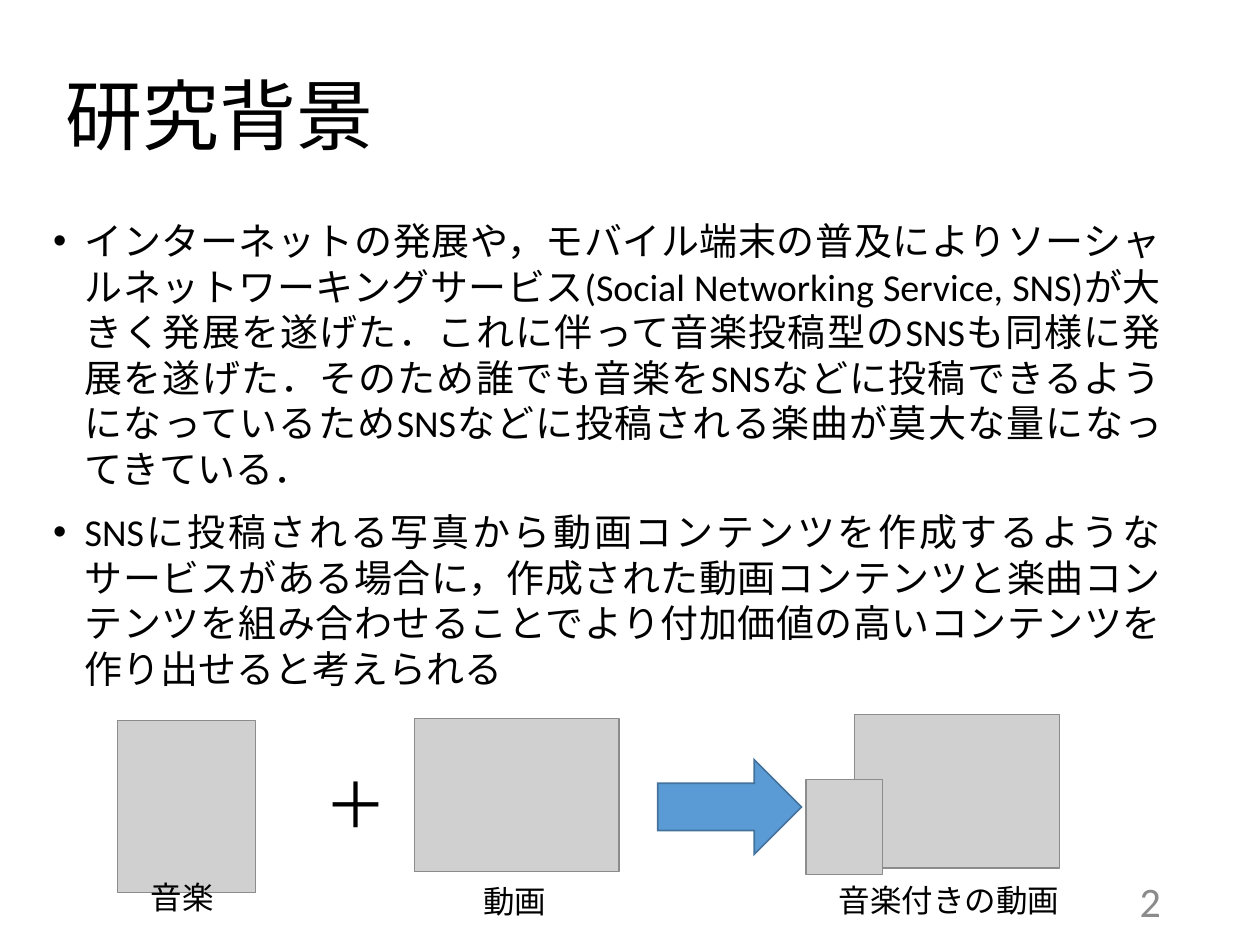
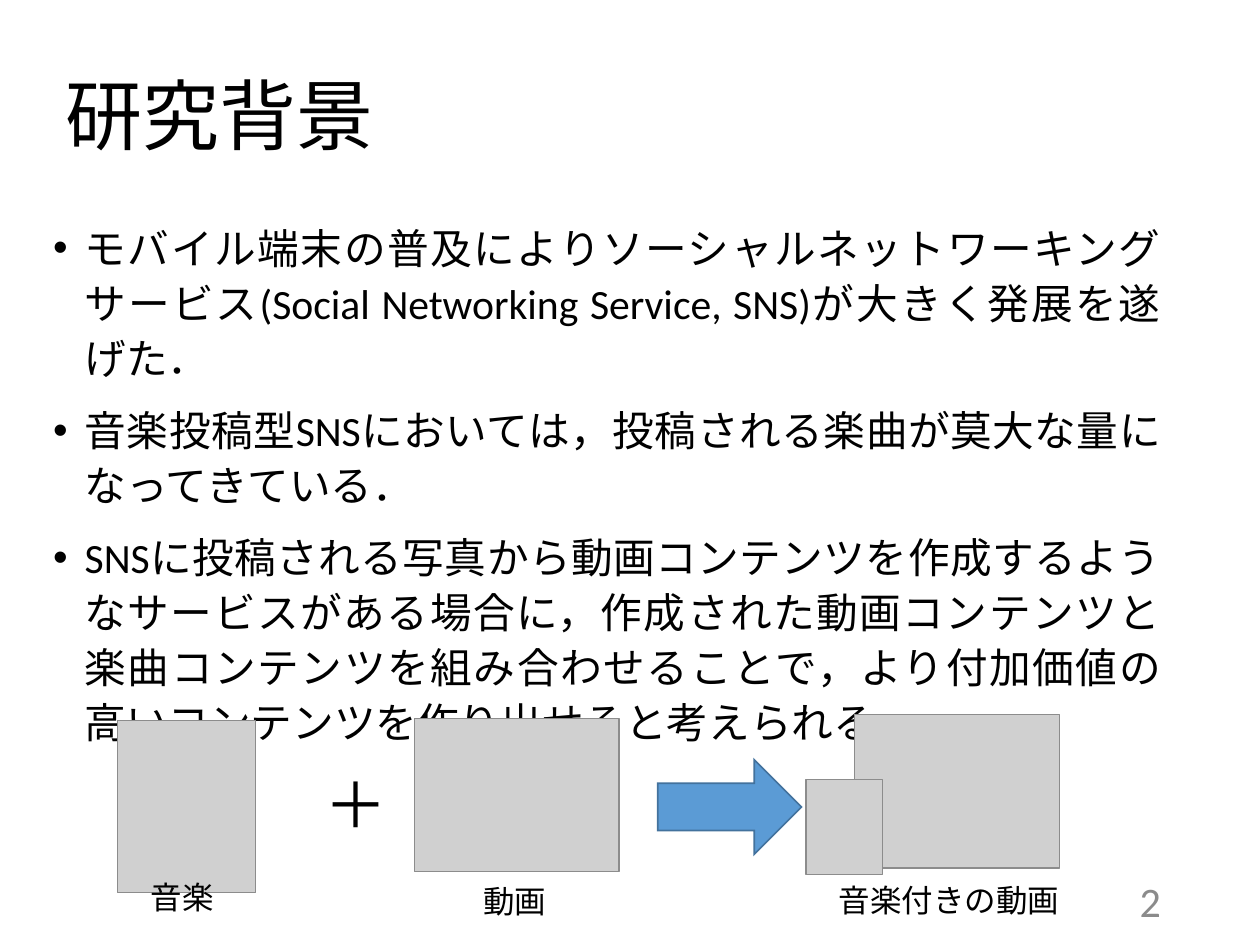
Before and after one commit to kait-takanolab/1821144-yoshii-thesis, a slide deck: slide 2 of 発表用スライド/1821144_卒研発表.pptx. Drawn at 1260x945 pixels with LibreOffice and Linux fonts; fonts in the diff are those of the drawing; grey boxes stand for pictures. Boxes give left, top, right and bottom in pixels: in the first picture for what was removed or moved away, otherwise in the second. Text is boxed around its words. In the diff, an @@ line names an element or a change of style, - is before the commit and + after.

```diff
--- a/発表用スライド/1821144_卒研発表.pptx
+++ b/発表用スライド/1821144_卒研発表.pptx
@@ text at bbox=[85, 229, 1161, 748]: text changed; size 21.7 to 23.8 pt @@
-• インターネットの発展や，モバイル端末の普及によりソーシャルネットワーキングサービス(Social Networking Service, SNS)が大きく発展を遂げた．これに伴って音楽投稿型のSNSも同様に発展を遂げた．そのため誰でも音楽をSNSなどに投稿できるようになっているためSNSなどに投稿される楽曲が莫大な量になってきている．
-• SNSに投稿される写真から動画コンテンツを作成するようなサービスがある場合に，作成された動画コンテンツと楽曲コンテンツを組み合わせることでより付加価値の高いコンテンツを作り出せると考えられる
+• モバイル端末の普及によりソーシャルネットワーキングサービス(Social Networking Service, SNS)が大きく発展を遂げた．
+• 音楽投稿型SNSにおいては，投稿される楽曲が莫大な量になってきている．
+• SNSに投稿される写真から動画コンテンツを作成するようなサービスがある場合に，作成された動画コンテンツと楽曲コンテンツを組み合わせることで，より付加価値の高いコンテンツを作り出せると考えられる
```
Also in this commit, not shown: 11 other slides changed, 2 slides added, 3 slides removed, 1 other file.
